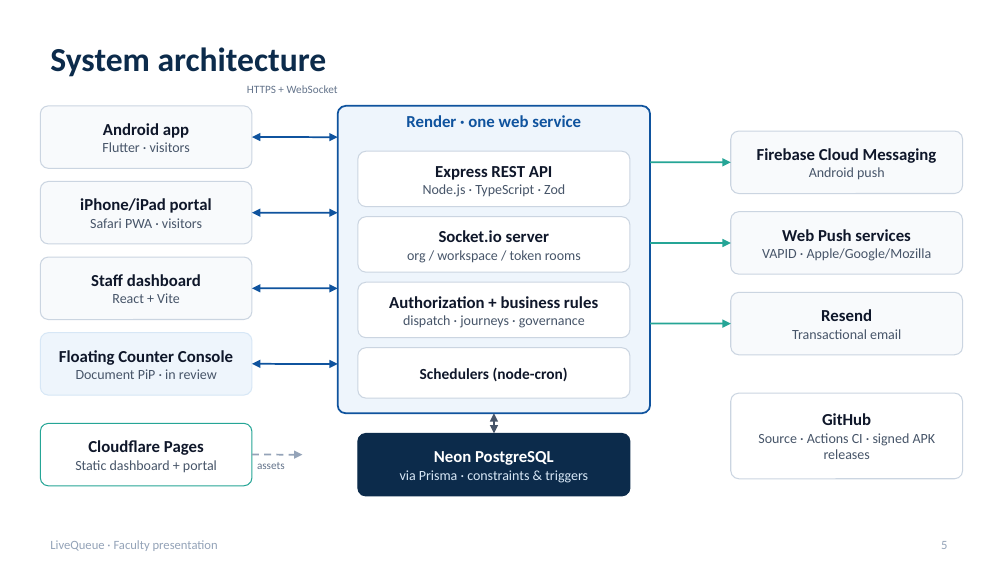
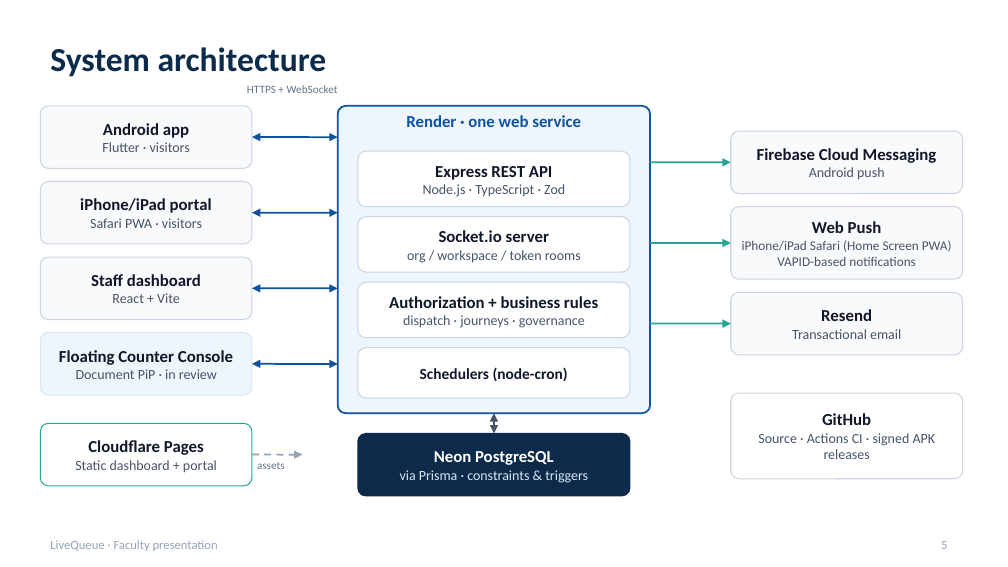
Before and after one commit to TMAn1An/LiveQueueApp, a slide deck: slide 5 of docs/presentation/LiveQueue_Production_Presentation.pptx. Drawn at 1008x567 pixels with LibreOffice and Linux fonts; fonts in the diff are those of the drawing. Boxes give left, top, right and bottom in pixels: in the first picture for what was removed or moved away, otherwise in the second. Text is boxed around its words. In the diff, an @@ line names an element or a change of style, - is before the commit and + after.

```diff
--- a/docs/presentation/LiveQueue_Production_Presentation.pptx
+++ b/docs/presentation/LiveQueue_Production_Presentation.pptx
@@ rounded rectangle: place and size @@
-rounded rectangle at [731, 212, 963, 274]
+rounded rectangle at [731, 207, 963, 279]
@@ rounded rectangle at [731, 207, 963, 279]: proportions changed @@
@@ text at [742, 221, 952, 266]: text changed; size 10 to 9.5 pt @@
-Web Push services
-VAPID · Apple/Google/Mozilla
+Web Push
+iPhone/iPad Safari (Home Screen PWA)
+VAPID-based notifications
```
Also in this commit, not shown: 2 other slides changed, 4 other files.
